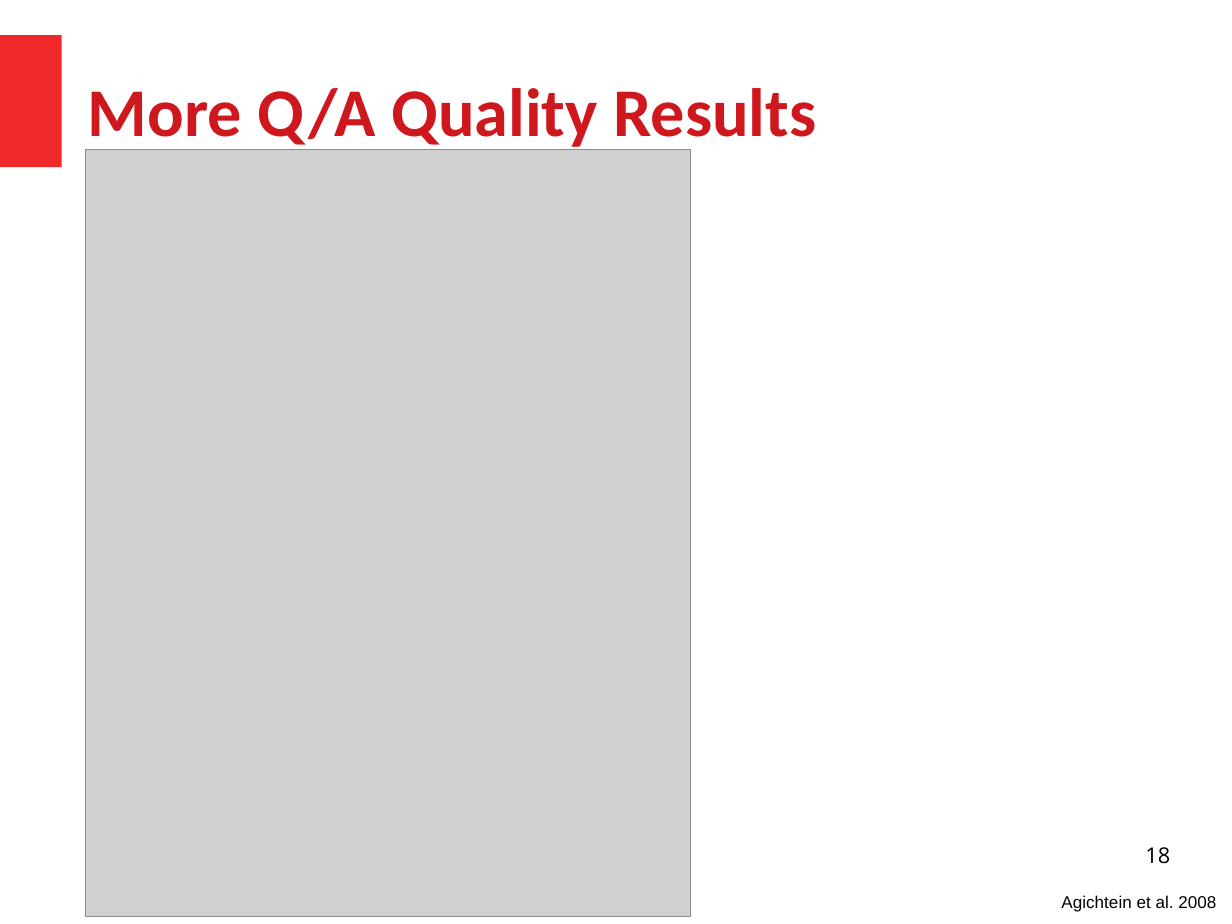
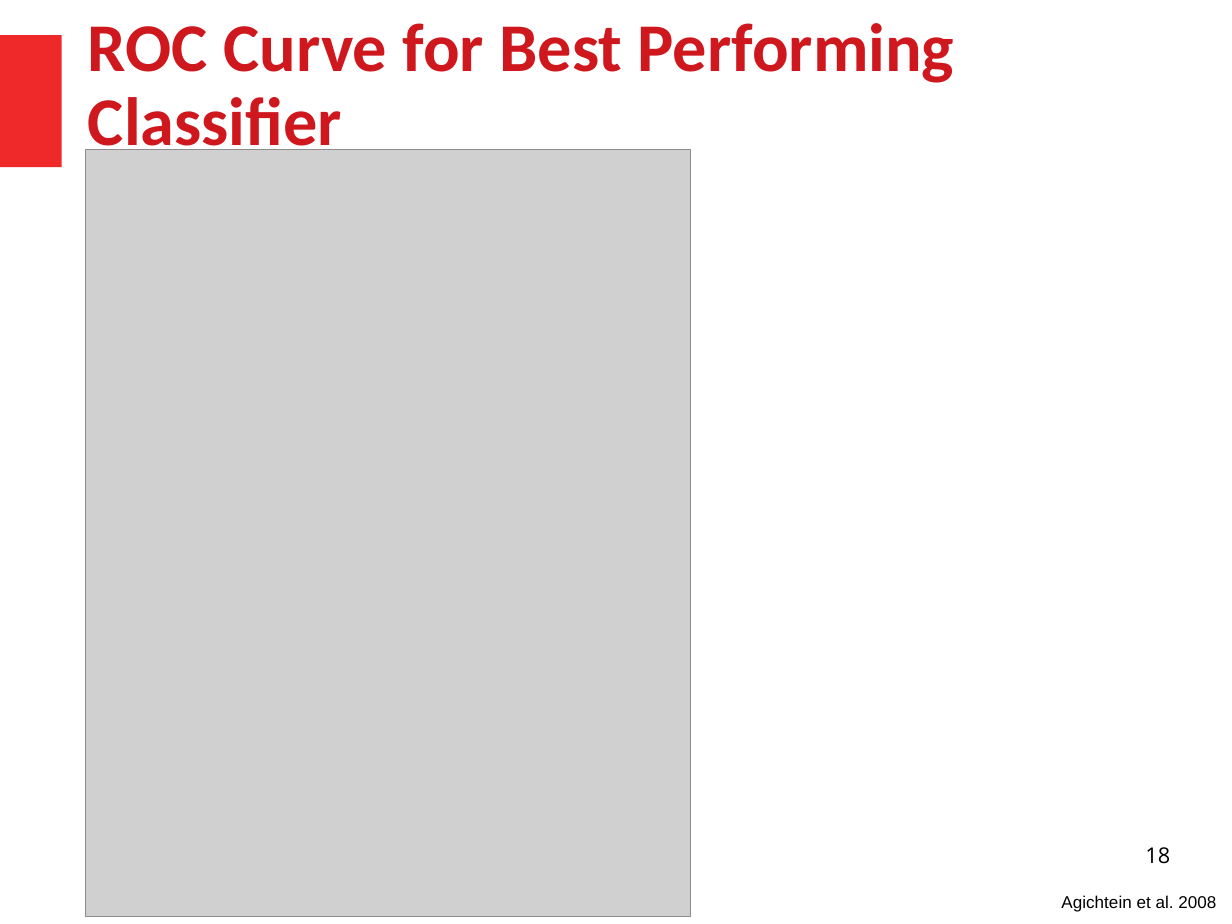
Before and after one commit to HussamHallak/cs834-f17, a slide deck: slide 18 of assignments/P5/P5.odp. Drawn at 1232x924 pixels with LibreOffice and Linux fonts; fonts in the diff are those of the drawing; grey boxes stand for pictures. Boxes give left, top, right and bottom in pixels: in the first picture for what was removed or moved away, otherwise in the second. Text is boxed around its words. In the diff, an @@ line names an element or a change of style, - is before the commit and + after.

```diff
--- a/assignments/P5/P5.odp
+++ b/assignments/P5/P5.odp
@@ title at (88, 23, 955, 161): text changed @@
-More Q/A Quality Results
+ROC Curve for Best Performing Classifier
```
Also in this commit, not shown: 1 other file.
